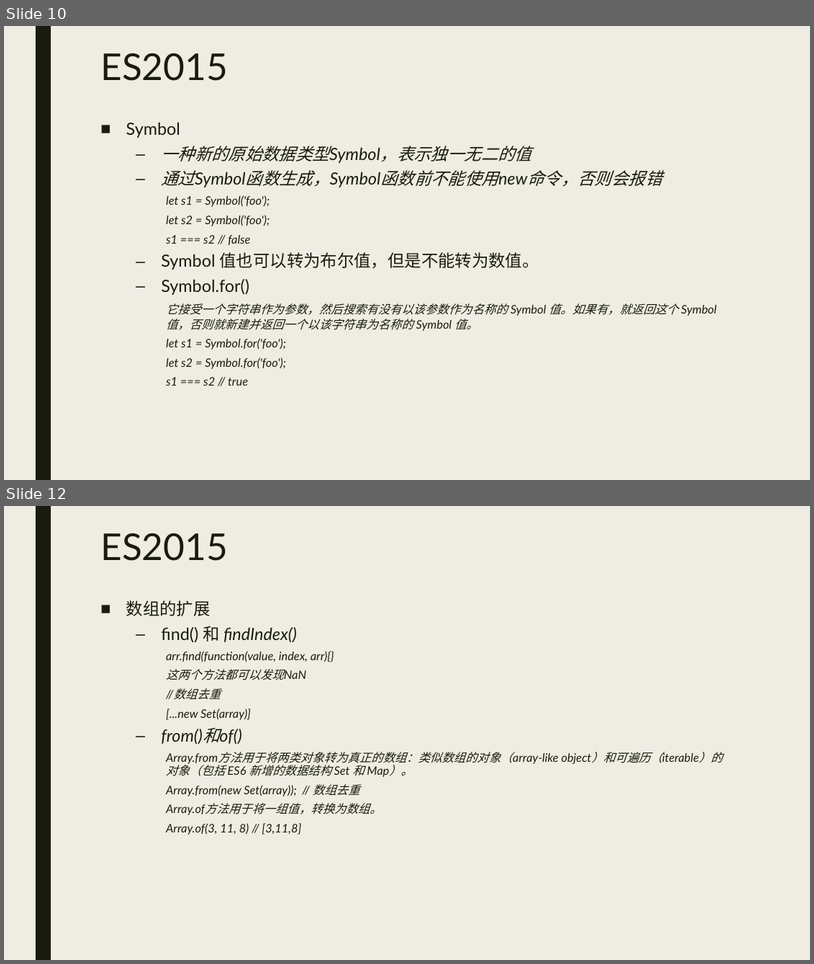
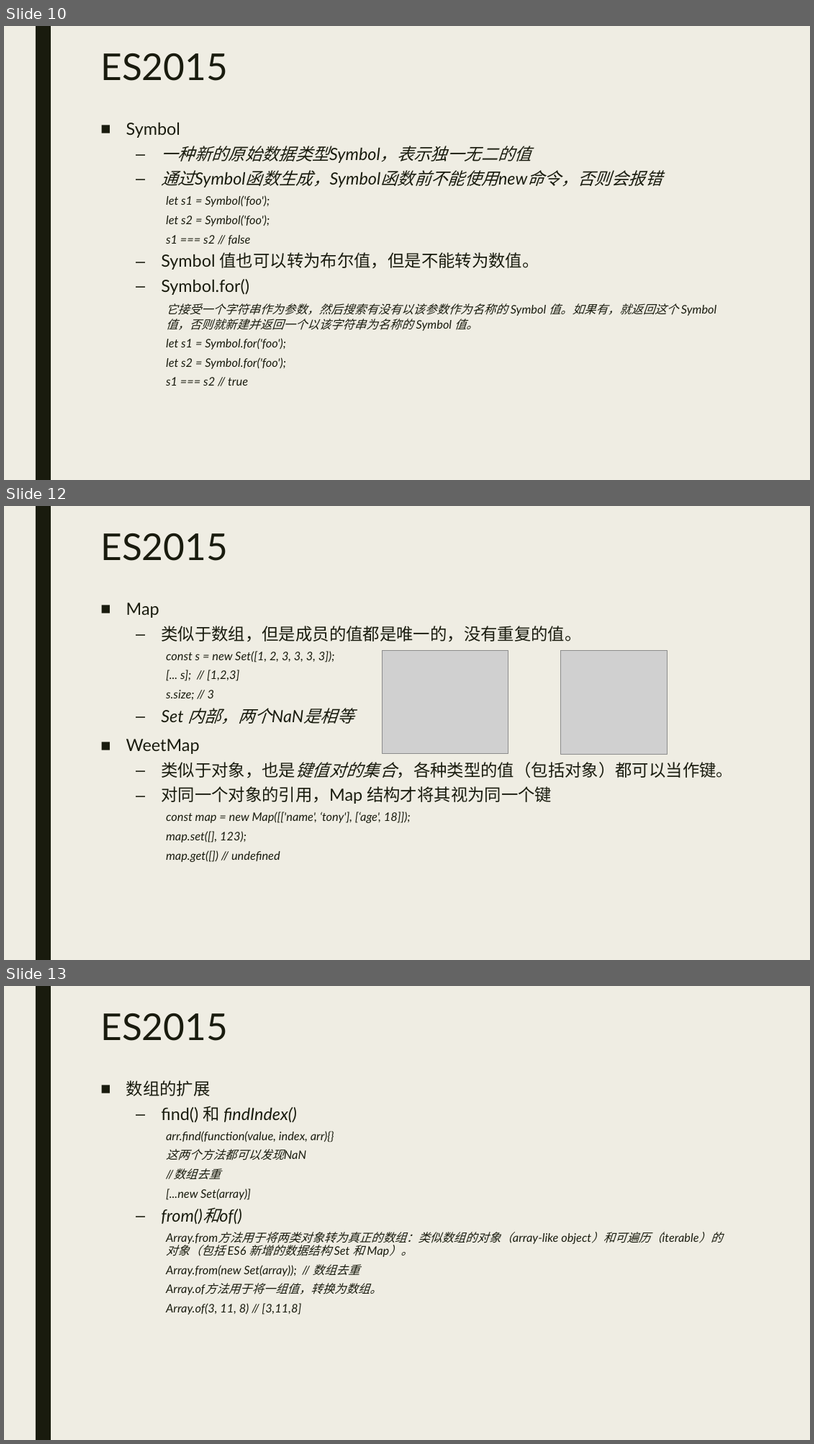
Before and after one commit to wflonglong/wflonglong.github.io, a slide deck: source/ppt/ES6.pptx. Shown one above the other, each under a label of ours: slides 10 and 12 before the commit, slides 10, 12 and 13 after it; the slides between them are not shown. The pictures are 814x964 and 814x1444 pixels, drawn with LibreOffice and Linux fonts; fonts in the diff are those of the drawing; grey boxes stand for pictures. Boxes give left, top, right and bottom in pixels: in the first picture for what was removed or moved away, otherwise in the second. Text is boxed around its words. In the diff, an @@ line names an element or a change of style, - is before the commit and + after.

```diff
--- a/source/ppt/ES6.pptx
+++ b/source/ppt/ES6.pptx
@@ slide 12 added at [4,506,810,960], background #EFEDE3; not listed: 1 template element that a slide beside it also shows @@
@@ title added at [100,533,228,561], 44 pt, text #191B0E @@
+ES2015
@@ text added at [126,602,733,862], 14 pt, text #191B0E, italic @@
+■ Map
+  – 类似于数组，但是成员的值都是唯一的，没有重复的值。
+    const s = new Set([1, 2, 3, 3, 3, 3]);
+    [... s]; // [1,2,3]
+    s.size; // 3
+  – Set 内部，两个NaN是相等
+■ WeetMap
+  – 类似于对象，也是键值对的集合，各种类型的值（包括对象）都可以当作键。
+  – 对同一个对象的引用，Map 结构才将其视为同一个键
+    const map = new Map([['name', ‘tony'], [‘age', 18]]);
+    map.set([], 123);
+    map.get([]) // undefined
@@ picture added at [383,650,509,754] @@
@@ picture added at [561,650,668,754] @@
@@ what was slide 12 is now slide 13 @@
```
Also in this commit, not shown: 2 slides changed, 1 other slide added.
